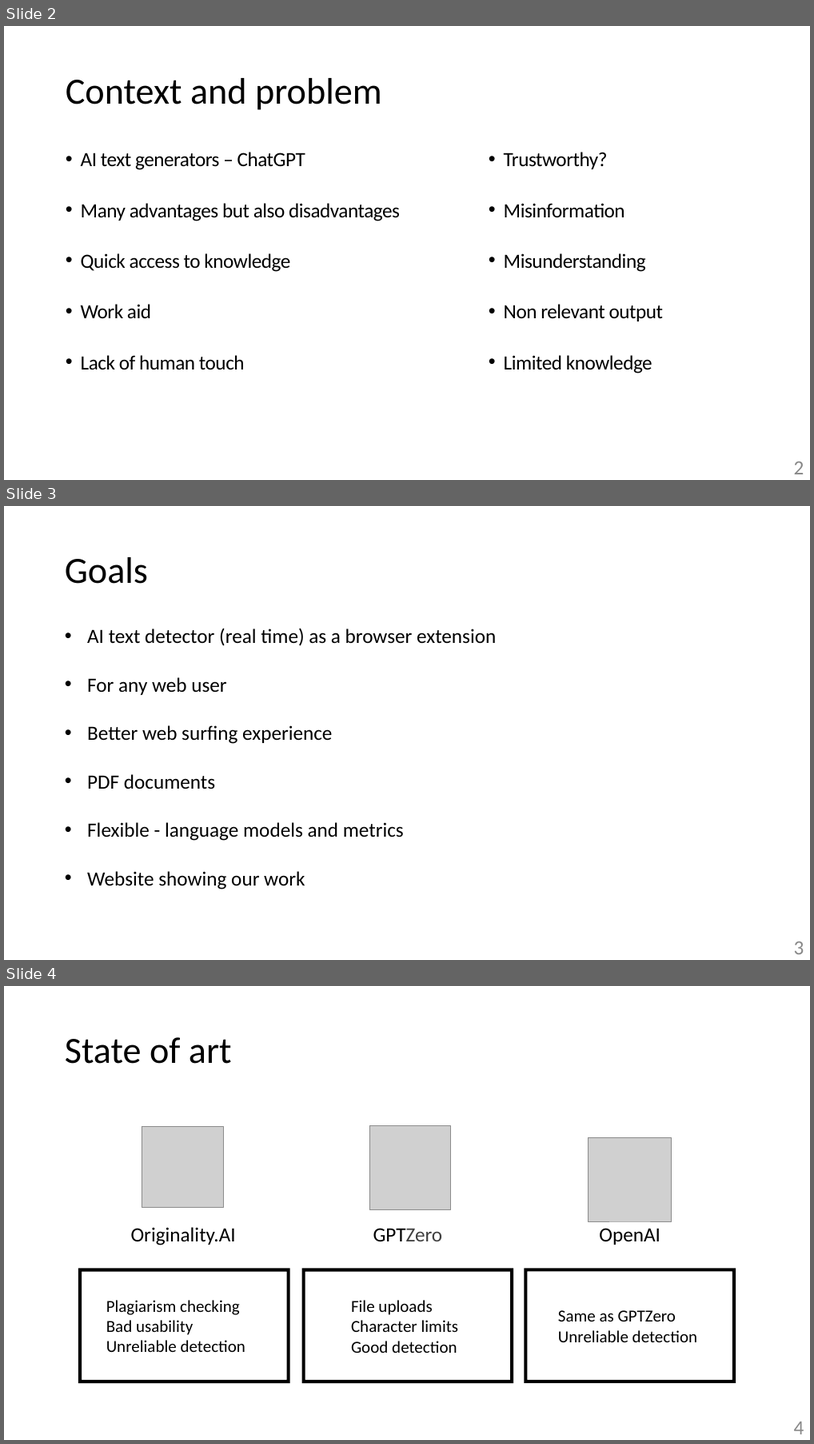
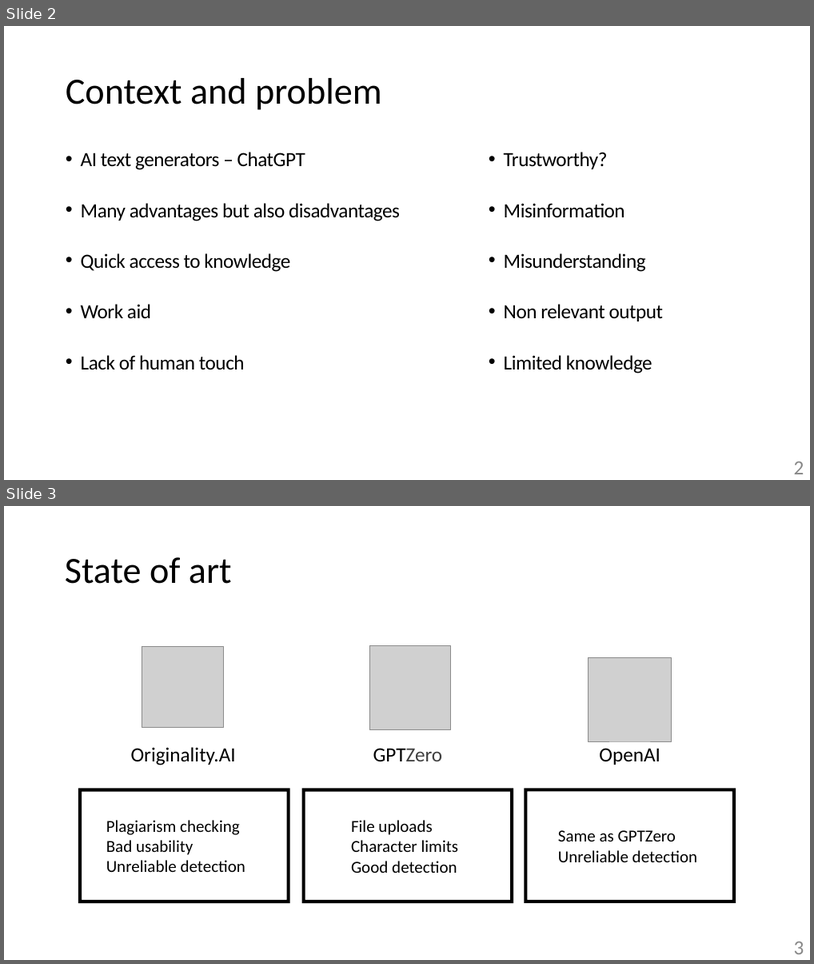
Before and after one commit to zzzzz151/AI-text-detector, a slide deck: presentation-prototype.pptx. Shown one above the other, each under a label of ours: slides 2, 3 and 4 before the commit, slides 2 and 3 after it. The pictures are 814x1444 and 814x964 pixels, drawn with LibreOffice and Linux fonts; fonts in the diff are those of the drawing; grey boxes stand for pictures. Boxes give left, top, right and bottom in pixels: in the first picture for what was removed or moved away, otherwise in the second. Text is boxed around its words. In the diff, an @@ line names an element or a change of style, - is before the commit and + after.

```diff
--- a/presentation-prototype.pptx
+++ b/presentation-prototype.pptx
@@ slide 3 removed at box(4, 506, 810, 960), background #FFFFFF @@
@@ title removed at box(65, 557, 148, 584) @@
-Goals
@@ text removed at box(87, 628, 496, 889) @@
-• AI text detector (real time) as a browser extension
-• For any web user
-• Better web surfing experience
-• PDF documents
-• Flexible - language models and metrics
-• Website showing our work
@@ page number removed at box(794, 940, 805, 954) @@
-3
@@ what was slide 4 is now slide 3 @@
@@ page number at box(794, 940, 805, 954): text changed @@
-4
+3
```
Also in this commit, not shown: 1 slide changed, 5 slides added, 3 other slides removed.
